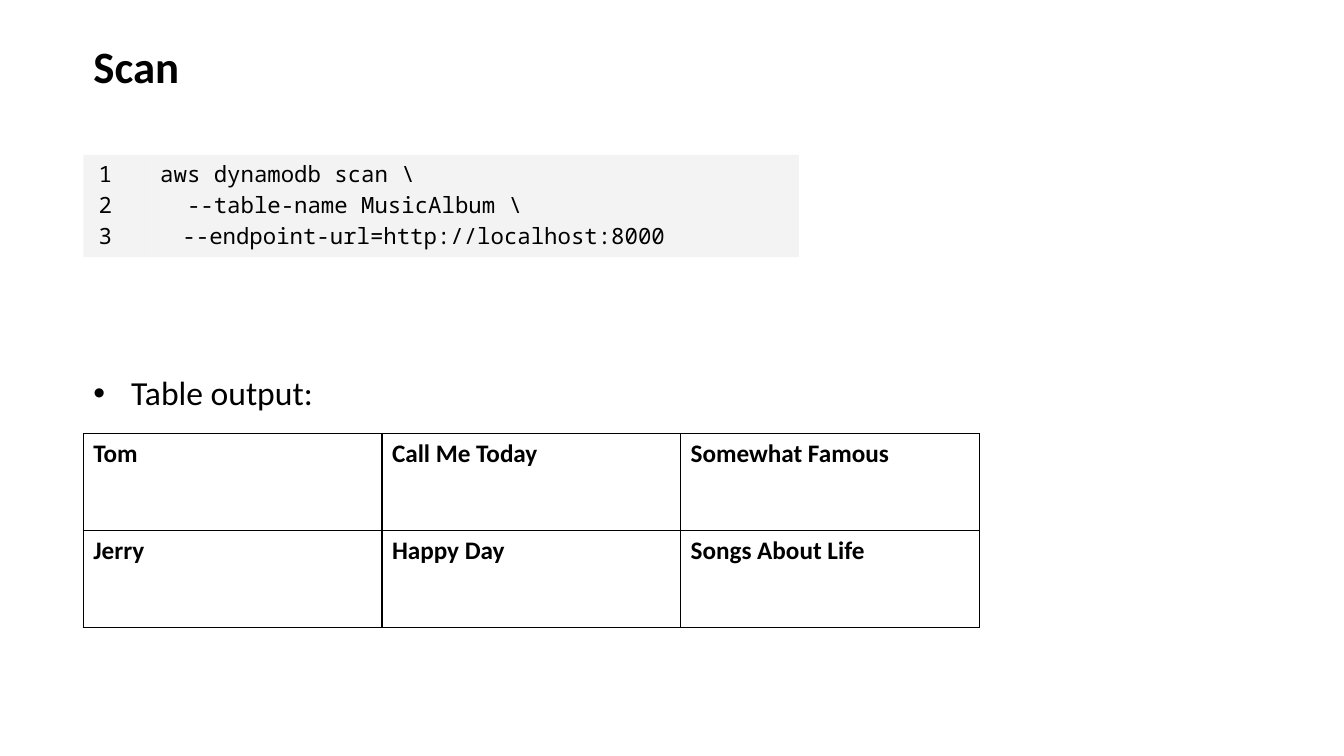
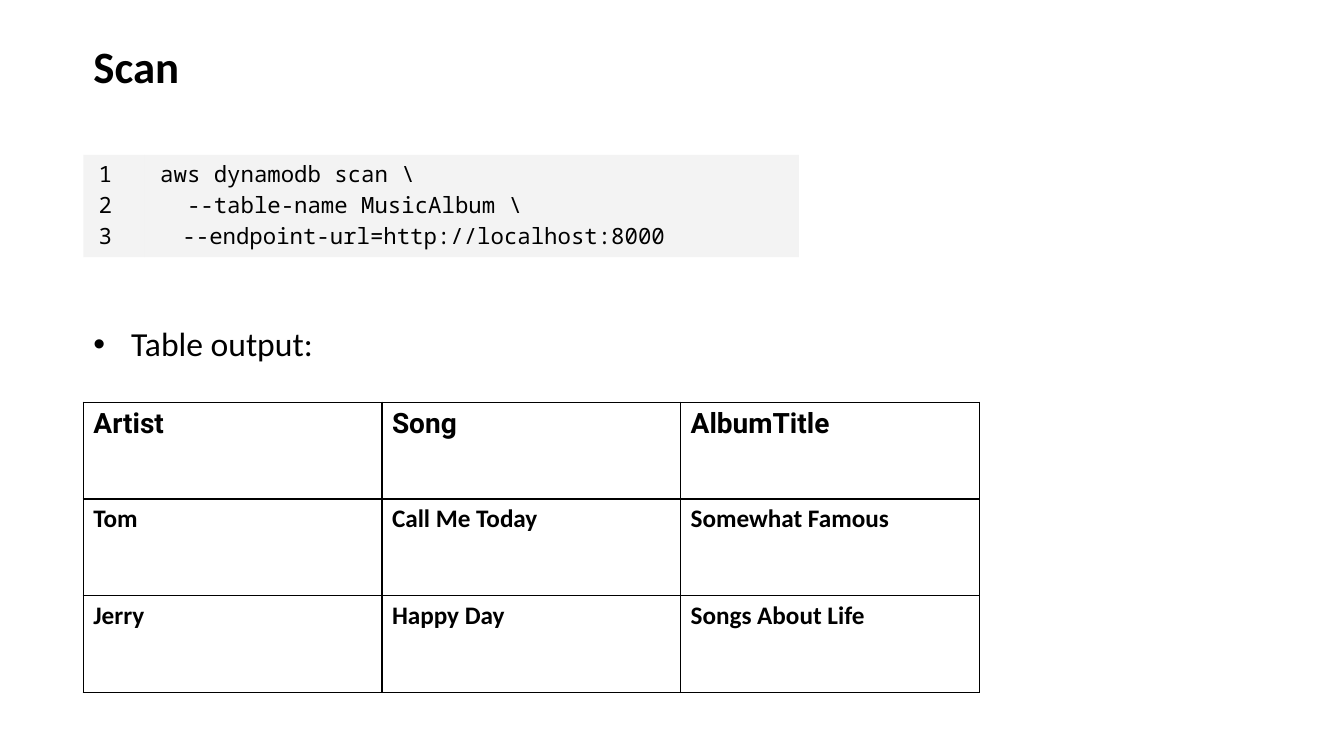
Before and after one commit to zhangzhics/CITS5503_Sem2, a slide deck: slide 65 of Lectures2024/CITS5503Storage_week4.pptx. Drawn at 1344x756 pixels with LibreOffice and Linux fonts; fonts in the diff are those of the drawing. Boxes give left, top, right and bottom in pixels: in the first picture for what was removed or moved away, otherwise in the second. Text is boxed around its words. In the diff, an @@ line names an element or a change of style, - is before the commit and + after.

Commit message:
dynamodb table output updated

```diff
--- a/Lectures2024/CITS5503Storage_week4.pptx
+++ b/Lectures2024/CITS5503Storage_week4.pptx
@@ text "Table output:" moved from (x1=131, y1=381, x2=313, y2=411) to (x1=131, y1=332, x2=313, y2=362) @@
@@ table at (x1=84, y1=402, x2=979, y2=693) @@
+row 1: Artist | Song | AlbumTitle
@@ table resized from (x1=84, y1=434, x2=979, y2=627) to (x1=84, y1=402, x2=979, y2=693) @@
```
Also in this commit, not shown: 1 other slide changed.
